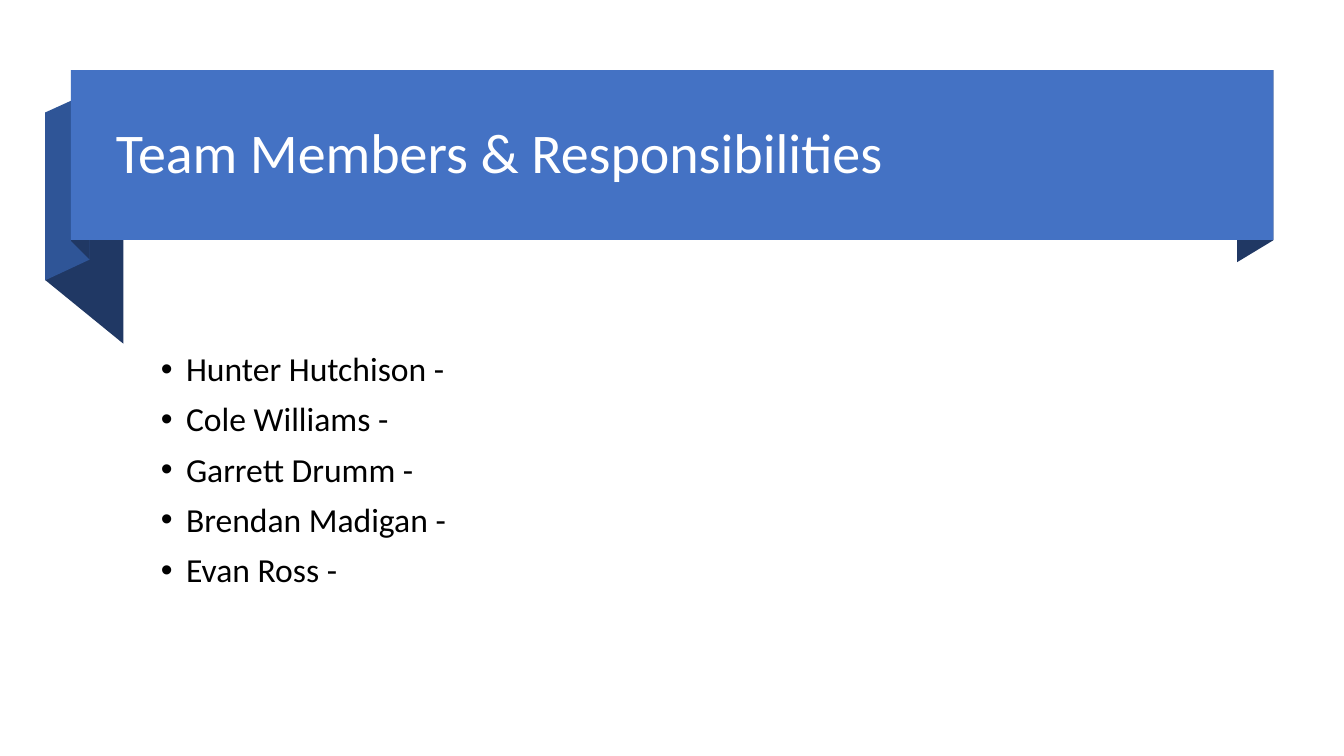
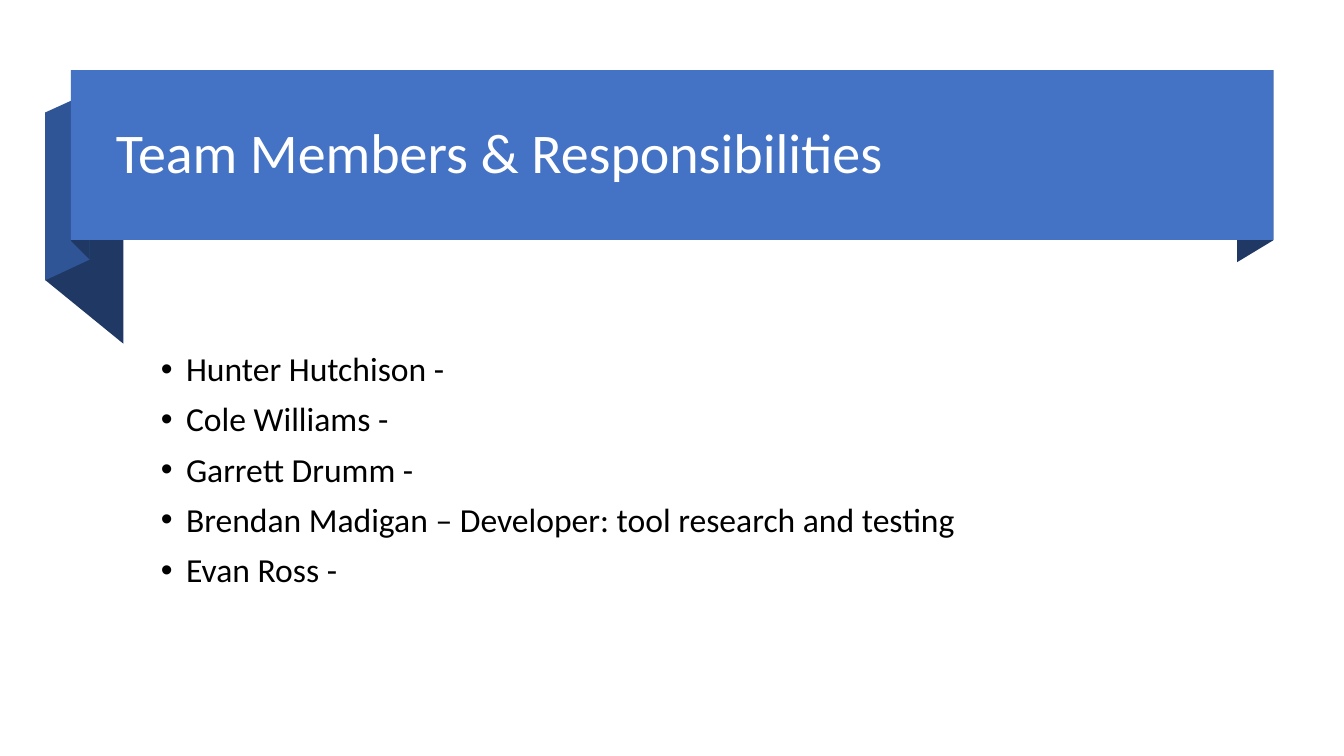
Before and after one commit to Mic-Check-2-Cruise-Control/root, a slide deck: slide 3 of Team Project Analysis-Milestone 2.pptx. Drawn at 1344x756 pixels with LibreOffice and Linux fonts; fonts in the diff are those of the drawing. Boxes give left, top, right and bottom in pixels: in the first picture for what was removed or moved away, otherwise in the second. Text is boxed around its words. In the diff, an @@ line names an element or a change of style, - is before the commit and + after.

```diff
--- a/Team Project Analysis-Milestone 2.pptx
+++ b/Team Project Analysis-Milestone 2.pptx
@@ text at [186, 508, 955, 538]: text changed @@
-• Brendan Madigan -
+• Brendan Madigan – Developer: tool research and testing
```
Also in this commit, not shown: 3 other slides changed, 2 other files.
